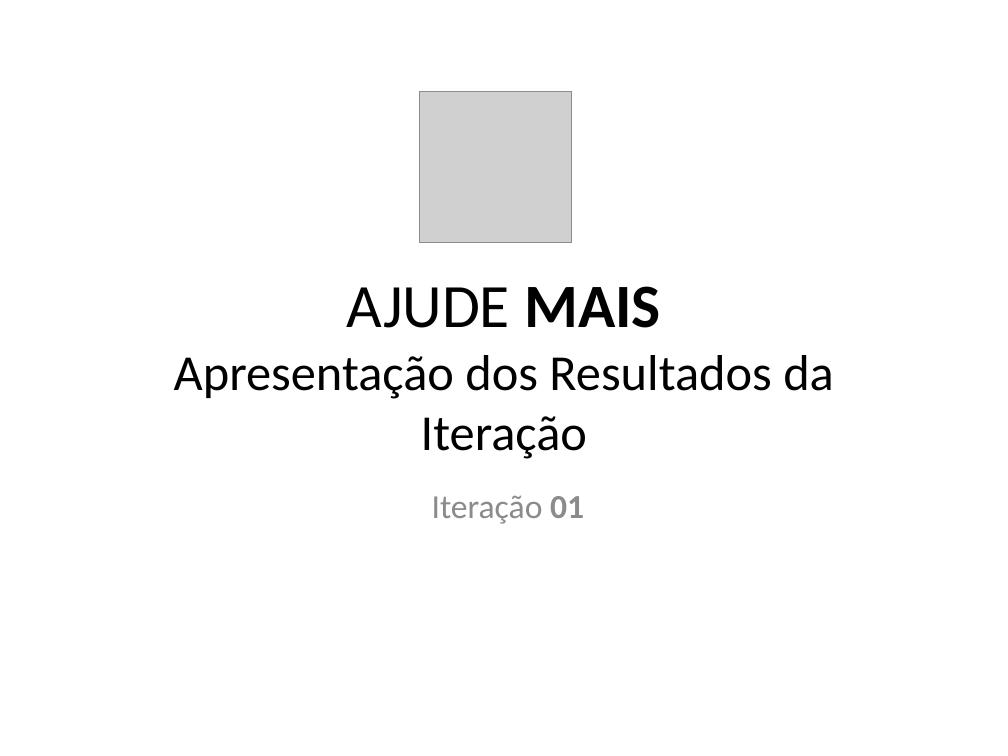
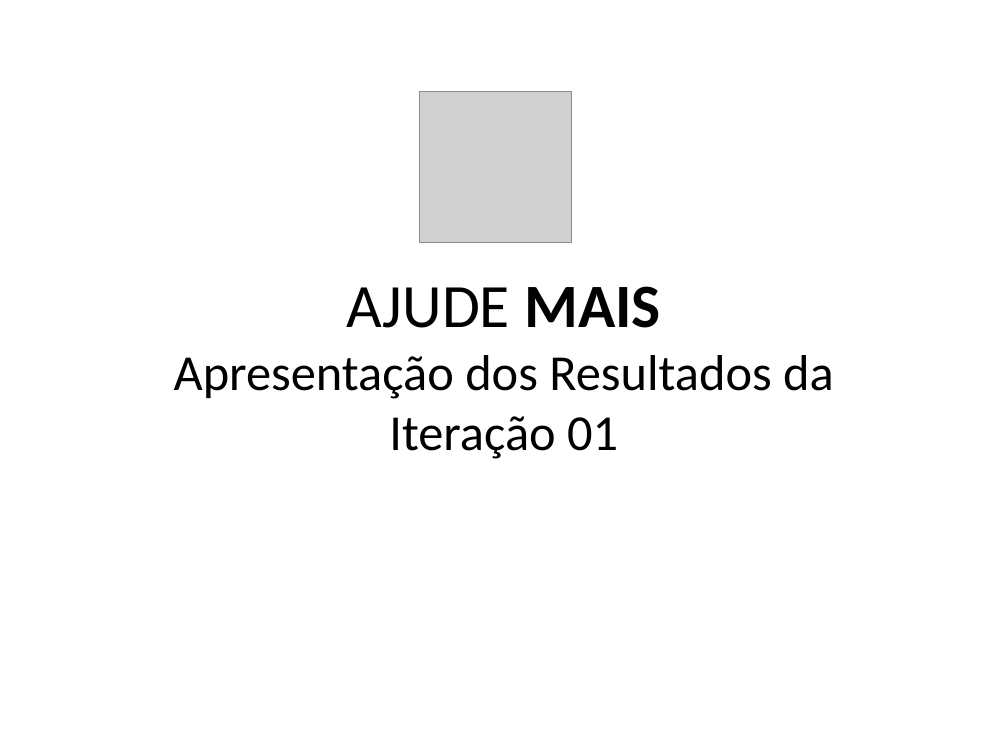
Before and after one commit to AjudeMais/ajudeMais-Projeto, a slide deck: slide 1 of Projeto-AjudeMais/002-Acompanhamento/Iteracao-01/ADR - apresentacao de resultados-IT01.pptx. Drawn at 1008x756 pixels with LibreOffice and Linux fonts; fonts in the diff are those of the drawing; grey boxes stand for pictures. Boxes give left, top, right and bottom in pixels: in the first picture for what was removed or moved away, otherwise in the second. Text is boxed around its words. In the diff, an @@ line names an element or a change of style, - is before the commit and + after.

```diff
--- a/Projeto-AjudeMais/002-Acompanhamento/Iteracao-01/ADR - apresentacao de resultados-IT01.pptx
+++ b/Projeto-AjudeMais/002-Acompanhamento/Iteracao-01/ADR - apresentacao de resultados-IT01.pptx
@@ text at (174,355,834,459): text changed @@
-Apresentação dos Resultados da Iteração
+Apresentação dos Resultados da Iteração 01
@@ text removed at (432,495,584,524) @@
-Iteração 01
```
Also in this commit, not shown: 2 other slides changed, 9 slides added, 1 slide removed, 2 other files.
